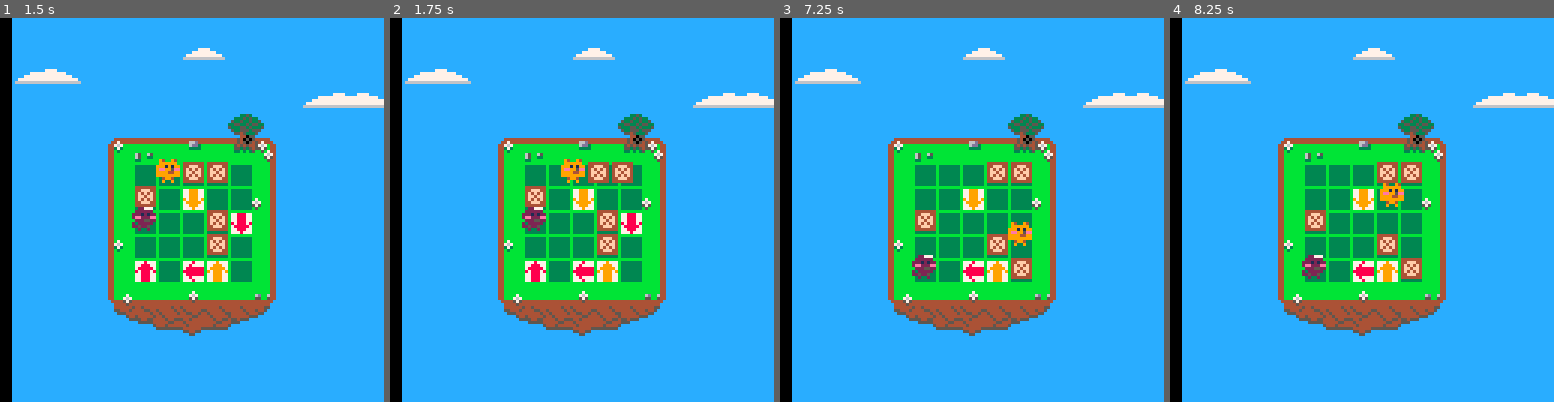
Above: before the commit, frames 1-4 (left to right).
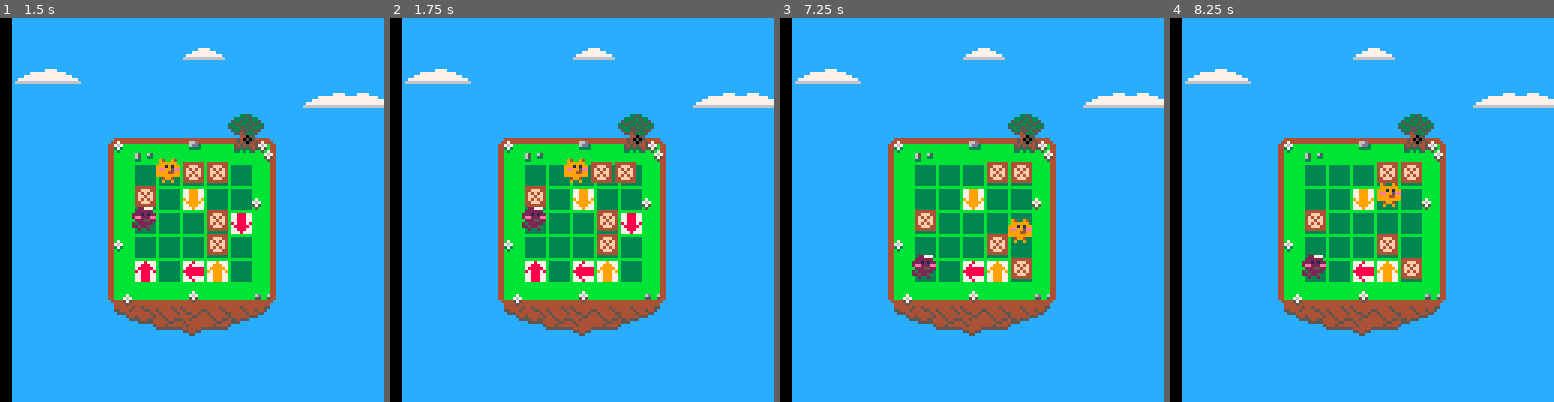
Above: after the commit, the same moments.

Repository: accidentalrebel/pico8-pop-puff
Game: PICO-8 cartridge pop-puff.p8
Two runs of this game, one before a commit and one after it. Both use one fixed random seed, a clock stepped at 60 frames per second and the inputs below.
Inputs:
- Up to frame 1 (1.5 s): no input
- Up to frame 2 (1.75 s): hold Right from 1.6 s (still down)
- Up to frame 3 (7.25 s): release Right at 2.1 s; hold Up 2.15-2.42 s; hold Right 2.47-3.03 s; hold Left 3.08-3.58 s; hold Down 3.63-3.97 s; hold Right 4.02-4.68 s; hold Up 4.73-5.03 s; hold Left 5.08-5.68 s; hold Down 5.73-6.03 s; hold Right 6.08-6.58 s; hold Right 6.63-7.13 s; hold Up from 7.18 s (still down)
- Up to frame 4 (8.25 s): release Up at 7.45 s; hold Right 7.5-8.07 s; hold Left from 8.12 s (still down)

Frame 1 is identical in both runs. In frame 2, 0.6% of the frame differs, in the area x 44-65%, y 36-43%; in frame 3, 0.2%; in frame 4, 0.2%.

Commit message:
On arrow stepped uses slide_to_tile.

Diff:
--- a/pop-puff.p8
+++ b/pop-puff.p8
@@ -13,7 +13,7 @@
 board_pad_x = 4.5
 board_pad_y = 5
 i_index_arrows = 19
-slide_speed = 0.18
+slide_speed = 0.2
 
 -- enums
 _x=1
@@ -156,11 +156,11 @@
    add(tiles,a)
 
    a=make_actor(_box,8,8,0,-1,0,0,_spr_box)
+   attach(a,get_tile_at(1,2))
+   add(tiles,a)
+
+   a=make_actor(_box,8,8,0,-1,0,0,_spr_box)
    attach(a,get_tile_at(4,4))
-   add(tiles,a)
-
-   a=make_actor(_box,8,8,0,-1,0,0,_spr_box)
-   attach(a,get_tile_at(1,2))
    add(tiles,a)
 end
 
@@ -198,7 +198,8 @@
 
    stepper.pointing = arrow.pointing
 
-   make_tween(stepper,xory,to_use+(8*direction),slide_speed,on_tween_reached)
+   local next_tile=get_next_tile(stepper,stepper.pointing)
+   slide_to_tile(stepper, next_tile.col, next_tile.row)
 
    if arrow.type == _arrow then
       pool(arrow)
@@ -229,11 +230,6 @@
    if xory != nil then
       make_tween(slider,xory,target_pos,slide_speed,on_tween_reached)
    end
-end
-
-function handle_pushing(obj,direction)
-   local next_tile = get_next_tile(obj,direction)
-   slide_to_tile(obj, next_tile.col, next_tile.row)
 end
 
 function on_tween_reached(tween)
@@ -692,6 +688,9 @@
 
 
 
+__gff__
+0000000000000000000000000000000000000000000000000000000000000000000000000000000000000000000000000000000000000000000000000000000000000000000000000000000000000000000000000000000000000000000000000000000000000000000000000000000000000000000000000000000000000000
+0000000000000000000000000000000000000000000000000000000000000000000000000000000000000000000000000000000000000000000000000000000000000000000000000000000000000000000000000000000000000000000000000000000000000000000000000000000000000000000000000000000000000000
 __map__
 0808080808080808080808080808080800000000000000000000000000000000000000000000000000000000000000000000000000000000000000000000000000000000000000000000000000000000000000000000000000000000000000000000000000000000000000000000000000000000000000000000000000000000
 08080808080808090b0808080808080800000000000000000000000000000000000000000000000000000000000000000000000000000000000000000000000000000000000000000000000000000000000000000000000000000000000000000000000000000000000000000000000000000000000000000000000000000000
Not shown, changed: the sound effects (__sfx__) section of pop-puff.p8
